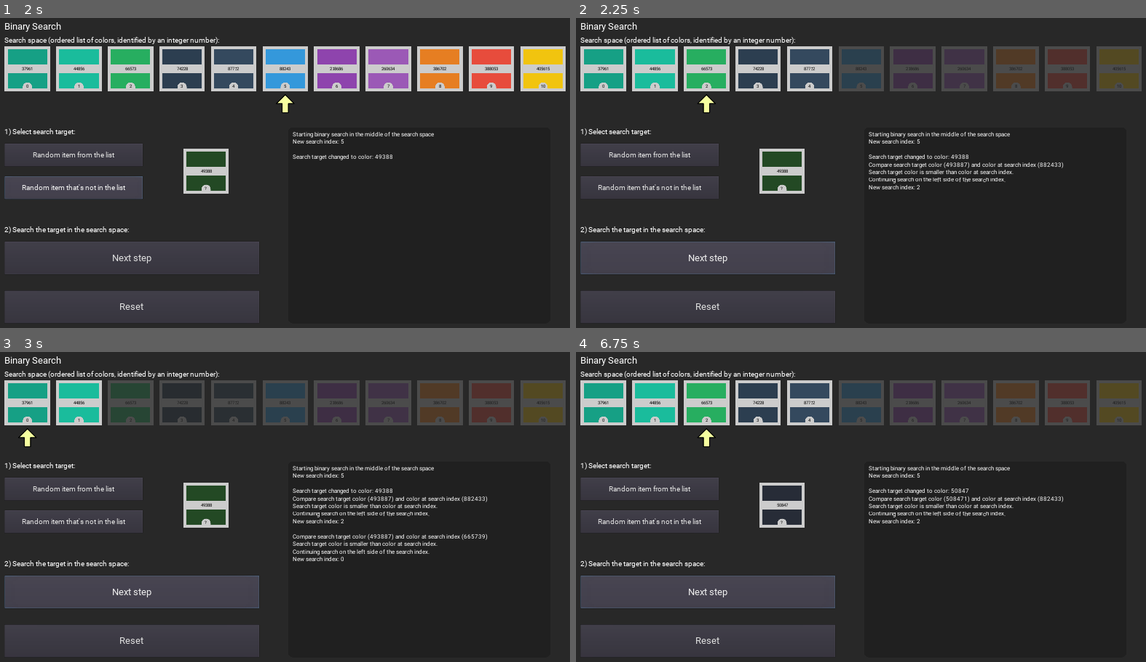
Above: before the commit, frames 1-4 (two rows, left to right).
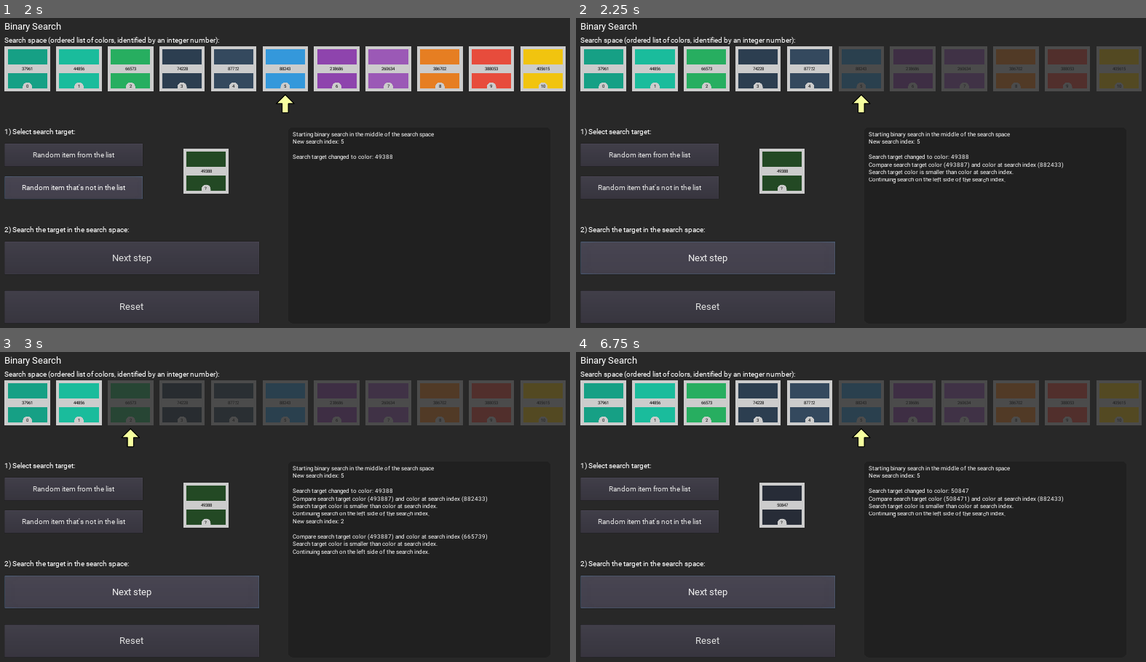
Above: after the commit, the same moments.

Repository: eddex/interactive-binary-search
Game: Godot game, scene res://src/Main.tscn
The game is run twice, just before and just after one commit, with the same random seed, the same clock (stepped at 60 frames per second) and the same inputs.
Inputs:
- Up to frame 1 (2 s): click "Random item from the list" at 0.5 s; click "Random item that's not in the…" at 1.25 s
- Up to frame 2 (2.25 s): click "Next step" at 2 s
- Up to frame 3 (3 s): click "Next step" at 2.75 s
- Up to frame 4 (6.75 s): click "Random item from the list" at 3.5 s; click "Random item that's not in the…" at 4.25 s; click "Random item from the list" at 5 s; click "Random item that's not in the…" at 5.75 s; click "Next step" at 6.5 s

Frame 1 is identical in both runs. In frame 2, 0.2% of the frame differs, in the area x 21-61%, y 24-56%; in frame 3, 0.2%; in frame 4, 0.2%.

Commit message:
feat: minor log output improvements

Diff:
--- a/src/Main.gd
+++ b/src/Main.gd
@@ -60,15 +60,15 @@
         self.left,
         self.right)
 
-    print(result)
+    var compareMessage: String = str("Compare search target color (", int(self.searchedColor/1000), ") and color at search index (", int(self.colors[self.get_search_index()]/1000), ")\n")
     if self.left != result[0] && self.right == result[1]:
         self.logTextBox.text += str(
-            "Compare search target color (", int(self.searchedColor/1000), ") and color at search index (", int(self.colors[self.get_search_index()]/1000), ")\n",
+            compareMessage,
             "Search target color is bigger than color at search index.\n",
             "Continuing search on the right side of the search index.\n")
     elif self.left == result[0] && self.right != result[1] && result[2] == -1:
         self.logTextBox.text += str(
-            "Compare search target color (", int(self.searchedColor/1000), ") and color at search index (", int(self.colors[self.get_search_index()]/1000), ")\n",
+            compareMessage,
             "Search target color is smaller than color at search index.\n",
             "Continuing search on the left side of the search index.\n")
 
@@ -79,11 +79,12 @@
 
     if result[2] != -1:
         print(str("item found at index: ", result[2]))
-        self.logTextBox.text += str("Found color ", int(self.searchedColor/1000), " at index ", result[2], ".\n")
+        self.logTextBox.text += str(compareMessage, "Found color ", int(self.searchedColor/1000), " at index ", result[2], ".\n")
         return
 
     if self.left <= self.right:
         # target not found yet, move to next search position
+        yield(get_tree().create_timer(0.5), "timeout")
         self.update_arrow_position()
     else:
         self.logTextBox.text += str("\nColor ", int(self.searchedColor/1000), " was not found in the search space.\n")
